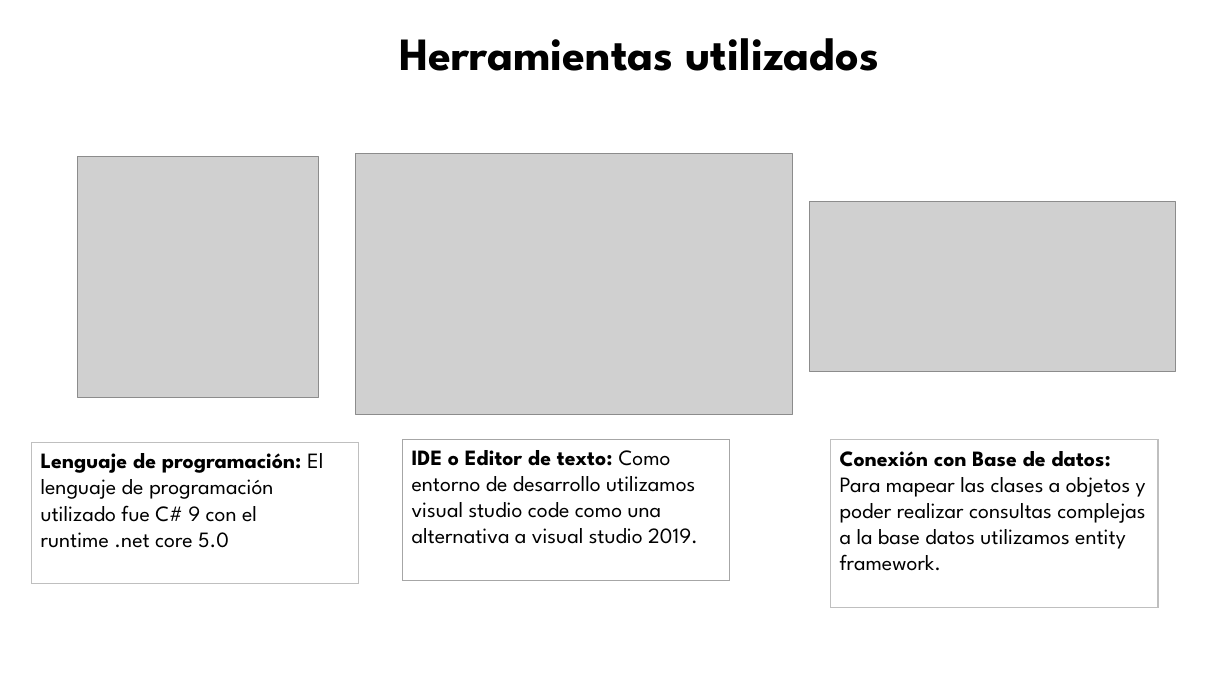
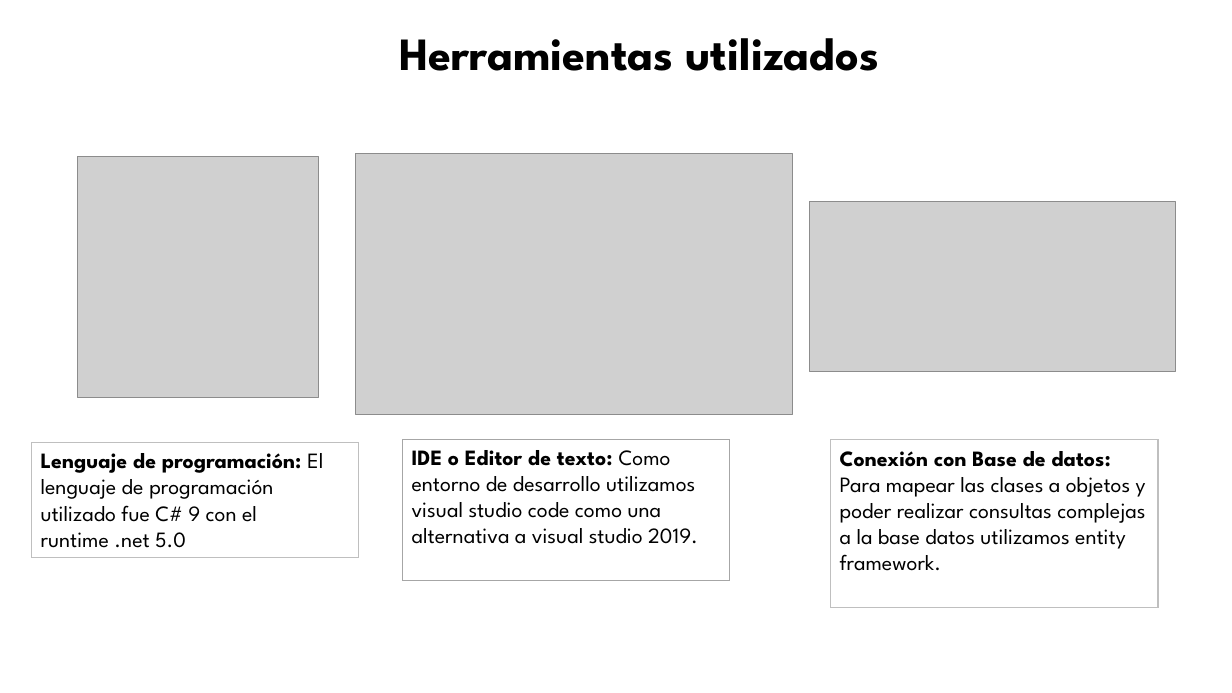
Before and after one commit to dach1996/ElectionSystem, a slide deck: slide 7 of Documents/Formatopresentacion UISRAEL.pptx. Drawn at 1232x693 pixels with LibreOffice and Linux fonts; fonts in the diff are those of the drawing; grey boxes stand for pictures; background and template pictures are left out. Boxes give left, top, right and bottom in pixels: in the first picture for what was removed or moved away, otherwise in the second. Text is boxed around its words. In the diff, an @@ line names an element or a change of style, - is before the commit and + after.

```diff
--- a/Documents/Formatopresentacion UISRAEL.pptx
+++ b/Documents/Formatopresentacion UISRAEL.pptx
@@ rectangle "Lenguaje de programación: El lenguaje ...": place and size @@
-rectangle "Lenguaje de programación: El lenguaje ..." at [31, 443, 359, 584]
+rectangle "Lenguaje de programación: El lenguaje ..." at [31, 443, 359, 558]
@@ text in rectangle at [41, 453, 323, 548]: text changed @@
-  Lenguaje de programación: El lenguaje de programación utilizado fue C# 9 con el runtime .net core 5.0
+  Lenguaje de programación: El lenguaje de programación utilizado fue C# 9 con el runtime .net 5.0
```
Also in this commit, not shown: 8 other slides changed, 10 slides added, 12 slides removed, 29 other files.
